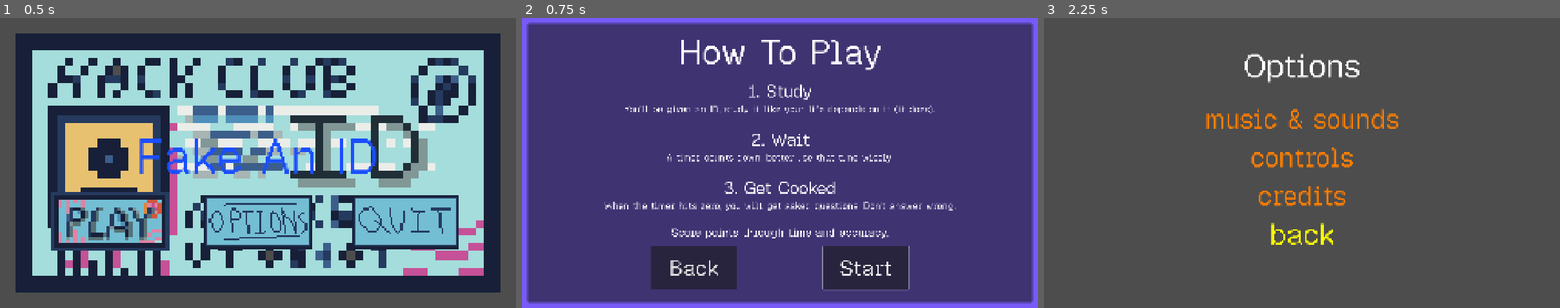
Above: before the commit, frames 1-3 (left to right).
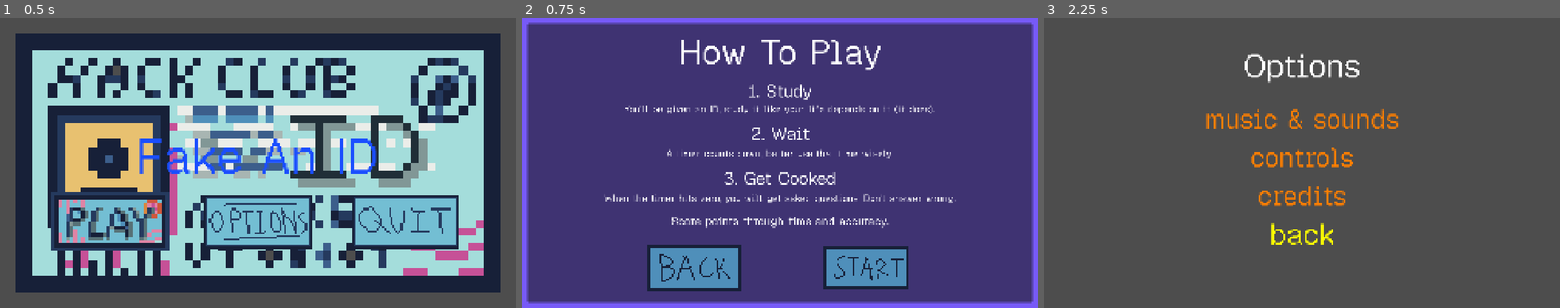
Above: after the commit, the same moments.

Repository: itstntcraft123/fake-an-id
Game: Godot game, scene res://scenes/main_menu.tscn
Two runs of this game, one before a commit and one after it. Both use one fixed random seed, a clock stepped at 60 frames per second and the inputs below.
Inputs:
- Up to frame 1 (0.5 s): no input
- Up to frame 2 (0.75 s): click "[color=#ffffff00]> [/color][c…" at 0.5 s
- Up to frame 3 (2.25 s): click "Back" (after the commit: "[color=#ffffff00]> [/color][c…") at 1.25 s; click "[color=#ffffff00]> [/color][c…" at 2 s

Frame 1 is identical in both runs. In frame 2, 8.4% of the frame differs, in the area x 15-85%, y 37-95%; in frame 3, nothing differs.

Commit message:
changed start/back buttons
start/back buttons on how to play screen now have a texture which will be changed later

Diff:
--- a/scenes/how_to_play.tscn
+++ b/scenes/how_to_play.tscn
@@ -2,6 +2,31 @@
 
 [ext_resource type="Script" uid="uid://d2ssrw4nhgult" path="res://scripts/how_to_play.gd" id="1_d4i75"]
 [ext_resource type="FontFile" uid="uid://ctfx8b5m5dntu" path="res://GeistPixel.ttf" id="2_88ieg"]
+[ext_resource type="Script" uid="uid://dco1cagudndq3" path="res://scripts/select_menu.gd" id="3_30apa"]
+[ext_resource type="Texture2D" uid="uid://iie8wn0ywpii" path="res://sprites/back_button.png" id="4_xkrkv"]
+[ext_resource type="Texture2D" uid="uid://b2yoigshws5j1" path="res://sprites/start_button.png" id="5_wi5qh"]
+
+[sub_resource type="StyleBoxTexture" id="StyleBoxTexture_30apa"]
+texture = ExtResource("4_xkrkv")
+
+[sub_resource type="StyleBoxTexture" id="StyleBoxTexture_crhno"]
+texture = ExtResource("4_xkrkv")
+
+[sub_resource type="StyleBoxTexture" id="StyleBoxTexture_e0xnd"]
+texture = ExtResource("4_xkrkv")
+
+[sub_resource type="StyleBoxEmpty" id="StyleBoxEmpty_e0xnd"]
+
+[sub_resource type="StyleBoxTexture" id="StyleBoxTexture_wi5qh"]
+texture = ExtResource("5_wi5qh")
+
+[sub_resource type="StyleBoxTexture" id="StyleBoxTexture_xqkvd"]
+texture = ExtResource("5_wi5qh")
+
+[sub_resource type="StyleBoxTexture" id="StyleBoxTexture_m8x0n"]
+texture = ExtResource("5_wi5qh")
+
+[sub_resource type="StyleBoxEmpty" id="StyleBoxEmpty_wi5qh"]
 
 [node name="HowToPlay" type="Control" unique_id=282452302]
 layout_mode = 3
@@ -67,32 +92,41 @@
 bbcode_enabled = true
 text = "[center][b]1. Study[/b]
 You'll be given an ID, study it like your life depends on it (it does).
-[font_size=2] [/font_size]
-[b]2. Wait[/b]
+[font_size=90] [/font_size][b]2. Wait[/b][font_size=90] [/font_size]
 A timer counts down, better use that time wisely.
-
-[b]3. Get Cooked[/b]
+[font_size=90] [/font_size][b]3. Get Cooked[/b][font_size=90] [/font_size]
 When the timer hits zero, you will get asked questions. Don't answer wrong.
-
-[b][i]Score points through time and accuracy.[/i][/b]"
+[font_size=75] [/font_size][b][i]Score points through time and accuracy.[/i][/b][font_size=75] [/font_size]"
 
 [node name="HBoxContainer" type="HBoxContainer" parent="CenterContainer/PanelContainer/MarginContainer/VBoxContainer" unique_id=599726139]
 layout_mode = 2
 theme_override_constants/separation = 320
 alignment = 1
+script = ExtResource("3_30apa")
 
 [node name="BackButton" type="Button" parent="CenterContainer/PanelContainer/MarginContainer/VBoxContainer/HBoxContainer" unique_id=1471023887]
 unique_name_in_owner = true
+texture_filter = 1
 custom_minimum_size = Vector2(320, 160)
 layout_mode = 2
 theme_override_fonts/font = ExtResource("2_88ieg")
 theme_override_font_sizes/font_size = 80
-text = "Back"
+theme_override_styles/normal = SubResource("StyleBoxTexture_30apa")
+theme_override_styles/pressed = SubResource("StyleBoxTexture_crhno")
+theme_override_styles/hover = SubResource("StyleBoxTexture_e0xnd")
+theme_override_styles/focus = SubResource("StyleBoxEmpty_e0xnd")
 
 [node name="StartButton" type="Button" parent="CenterContainer/PanelContainer/MarginContainer/VBoxContainer/HBoxContainer" unique_id=1259044059]
 unique_name_in_owner = true
+texture_filter = 1
 custom_minimum_size = Vector2(320, 160)
 layout_mode = 2
 theme_override_fonts/font = ExtResource("2_88ieg")
 theme_override_font_sizes/font_size = 80
-text = "Start"
+theme_override_styles/normal = SubResource("StyleBoxTexture_wi5qh")
+theme_override_styles/pressed = SubResource("StyleBoxTexture_xqkvd")
+theme_override_styles/hover = SubResource("StyleBoxTexture_m8x0n")
+theme_override_styles/focus = SubResource("StyleBoxEmpty_wi5qh")
+
+[node name="Timer" type="Timer" parent="CenterContainer/PanelContainer/MarginContainer/VBoxContainer/HBoxContainer" unique_id=2140236176]
+wait_time = 0.5
--- a/scripts/how_to_play.gd
+++ b/scripts/how_to_play.gd
@@ -9,7 +9,7 @@
 func _ready() -> void:
 	start_button.pressed.connect(_on_start_pressed)
 	back_button.pressed.connect(_on_back_presed)
-	start_button.grab_focus()
+	# start_button.grab_focus()
 
 
 func _on_start_pressed() -> void:
Binary file added: sprites/back_button.png
Not shown, added: sprites/back_button.png.import
Binary file added: sprites/start_button.png
Not shown, added: sprites/start_button.png.import
